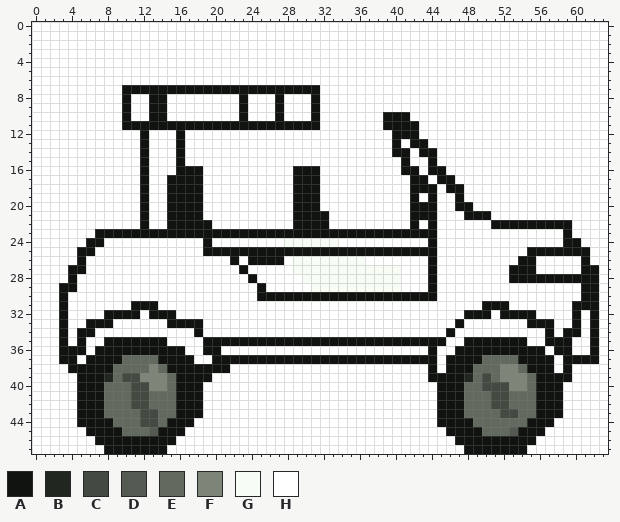
Pixel-art sprite: art/images/jeep_00.png. Above, as it was before the edit.
The file is 64x48 pixels. Colours within 5 levels of each other are drawn and written as one.
Palette (. is transparent): A #111310  B #222621  C #444942  D #545a51  E #62695f  F #7d8579  G #f7fcf4  H #ffffff
Pixels before (only the part around the change), first column x 3:
 2 HHHHHHHHHHHHHHHHHHHHHHHHHHHHHHHHHHHHHHH
 3 HHHHHHHHHHHHHHHHHHHHHHHHHHHHHHHHHHHHHHH
 4 HHHHHHHHHHHHHHHHHHHHHHHHHHHHHHHHHHHHHHH
 5 HHHHHHHHHHHHHHHHHHHHHHHHHHHHHHHHHHHHHHH
 6 HHHHHHHHHHHHHHHHHHHHHHHHHHHHHHHHHHHHHHH
 7 HHHHHHHAAAAAAAAAAAAAAAAAAAAAAHHHHHHHHHH
 8 HHHHHHHAHHAAHHHHHHHHAHHHAHHHAHHHHHHHHHH
 9 HHHHHHHAHHAAHHHHHHHHAHHHAHHHAHHHHHHHHHH
10 HHHHHHHAHHAAHHHHHHHHAHHHAHHHAHHHHHHHAAA
11 HHHHHHHAAAAAAAAAAAAAAAAAAAAAAHHHHHHHAAA
12 HHHHHHHHHAHHHAHHHHHHHHHHHHHHHHHHHHHHHAA
13 HHHHHHHHHAHHHAHHHHHHHHHHHHHHHHHHHHHHHAH
14 HHHHHHHHHAHHHAHHHHHHHHHHHHHHHHHHHHHHHAA
15 HHHHHHHHHAHHHAHHHHHHHHHHHHHHHHHHHHHHHHA
16 HHHHHHHHHAHHHAAAHHHHHHHHHHAAAHHHHHHHHHA
17 HHHHHHHHHAHHAAAAHHHHHHHHHHAAAHHHHHHHHHH
18 HHHHHHHHHAHHAAAAHHHHHHHHHHAAAHHHHHHHHHH
19 HHHHHHHHHAHHAAAAHHHHHHHHHHAAAHHHHHHHHHH
20 HHHHHHHHHAHHAAAAHHHHHHHHHHAAAHHHHHHHHHH
21 HHHHHHHHHAHHAAAAHHHHHHHHHHAAAAHHHHHHHHH
22 HHHHHHHHHAHHAAAAAHHHHHHHHHAAAAHHHHHHHHH
23 HHHHAAAAAAAAAAAAAAAAAAAAAAAAAAAAAAAAAAA
24 HHHAAHHHHHHHHHHHAHHHHHHHHGGGGGGHHHHHHHH
25 HHAAHHHHHHHHHHHHAAAAAAAAAAAAAAAAAAAAAAA
26 HHAHHHHHHHHHHHHHHHHAHAAAAHGGGGGGGGHHHHH
27 HAAHHHHHHHHHHHHHHHHHAHHHHHGGGGGGGGGGGGH
28 HAHHHHHHHHHHHHHHHHHHHAHHHHHGGGGGGGGGGGH
29 AAHHHHHHHHHHHHHHHHHHHHAHHHHHGGGGGGGGGGH
The result:
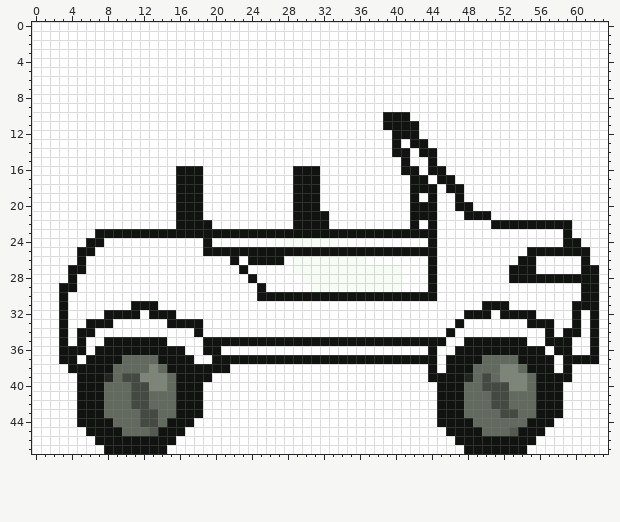
Changes in this commit:
{"y":7,"x":10,"old":"AAAAAAAAAAAAAAAAAAAAAA","new":"HHHHHHHHHHHHHHHHHHHHHH"}
{"y":8,"x":10,"old":"A","new":"H"}
{"y":8,"x":13,"old":"AA","new":"HH"}
{"y":8,"x":23,"old":"A","new":"H"}
{"y":8,"x":27,"old":"A","new":"H"}
{"y":8,"x":31,"old":"A","new":"H"}
{"y":9,"x":10,"old":"A","new":"H"}
{"y":9,"x":13,"old":"AA","new":"HH"}
{"y":9,"x":23,"old":"A","new":"H"}
{"y":9,"x":27,"old":"A","new":"H"}
{"y":9,"x":31,"old":"A","new":"H"}
{"y":10,"x":10,"old":"A","new":"H"}
{"y":10,"x":13,"old":"AA","new":"HH"}
{"y":10,"x":23,"old":"A","new":"H"}
{"y":10,"x":27,"old":"A","new":"H"}
{"y":10,"x":31,"old":"A","new":"H"}
{"y":11,"x":10,"old":"AAAAAAAAAAAAAAAAAAAAAA","new":"HHHHHHHHHHHHHHHHHHHHHH"}
{"y":12,"x":12,"old":"A","new":"H"}
{"y":12,"x":16,"old":"A","new":"H"}
{"y":13,"x":12,"old":"A","new":"H"}
{"y":13,"x":16,"old":"A","new":"H"}
{"y":14,"x":12,"old":"A","new":"H"}
{"y":14,"x":16,"old":"A","new":"H"}
{"y":15,"x":12,"old":"A","new":"H"}
{"y":15,"x":16,"old":"A","new":"H"}
{"y":16,"x":12,"old":"A","new":"H"}
{"y":17,"x":12,"old":"A","new":"H"}
{"y":17,"x":15,"old":"A","new":"H"}
{"y":18,"x":12,"old":"A","new":"H"}
{"y":18,"x":15,"old":"A","new":"H"}
{"y":19,"x":12,"old":"A","new":"H"}
{"y":19,"x":15,"old":"A","new":"H"}
{"y":20,"x":12,"old":"A","new":"H"}
{"y":20,"x":15,"old":"A","new":"H"}
{"y":21,"x":12,"old":"A","new":"H"}
{"y":21,"x":15,"old":"A","new":"H"}
{"y":22,"x":12,"old":"A","new":"H"}
{"y":22,"x":15,"old":"A","new":"H"}
{"label":"changed","picture_box":[122,85,320,229]}
